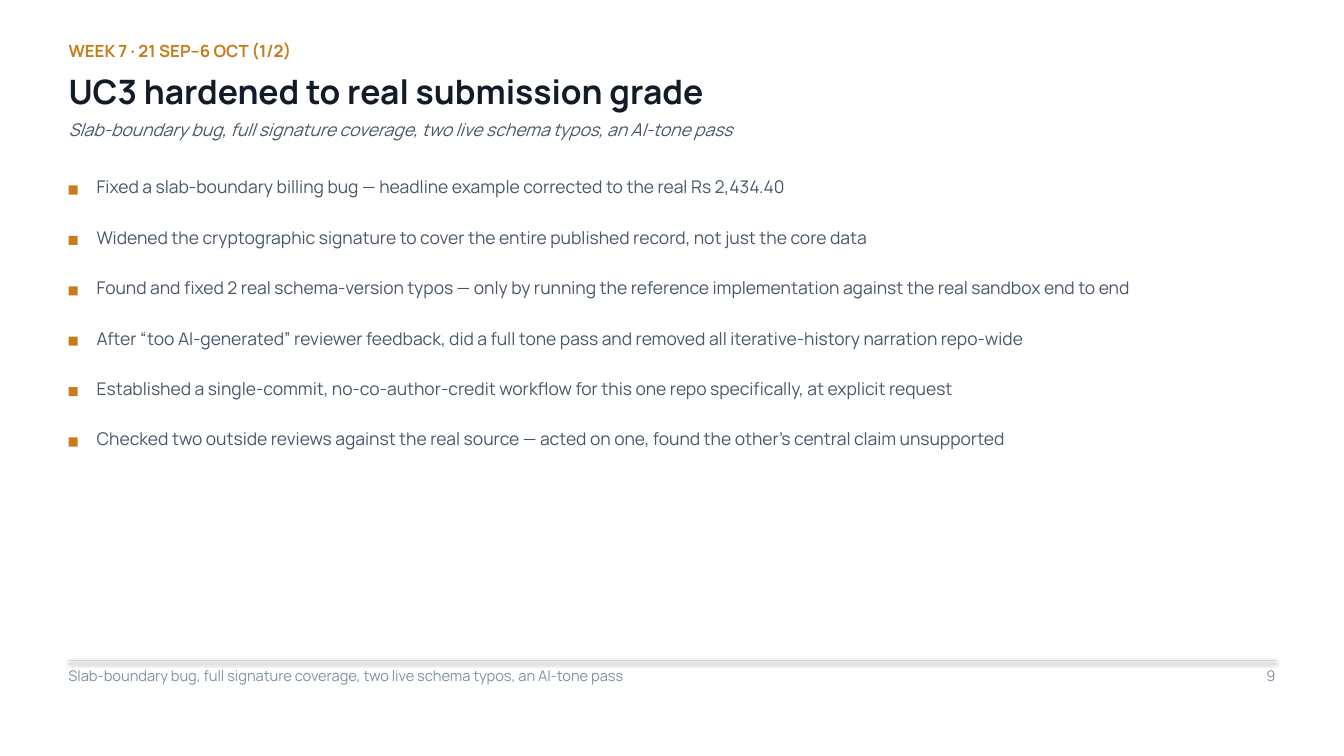
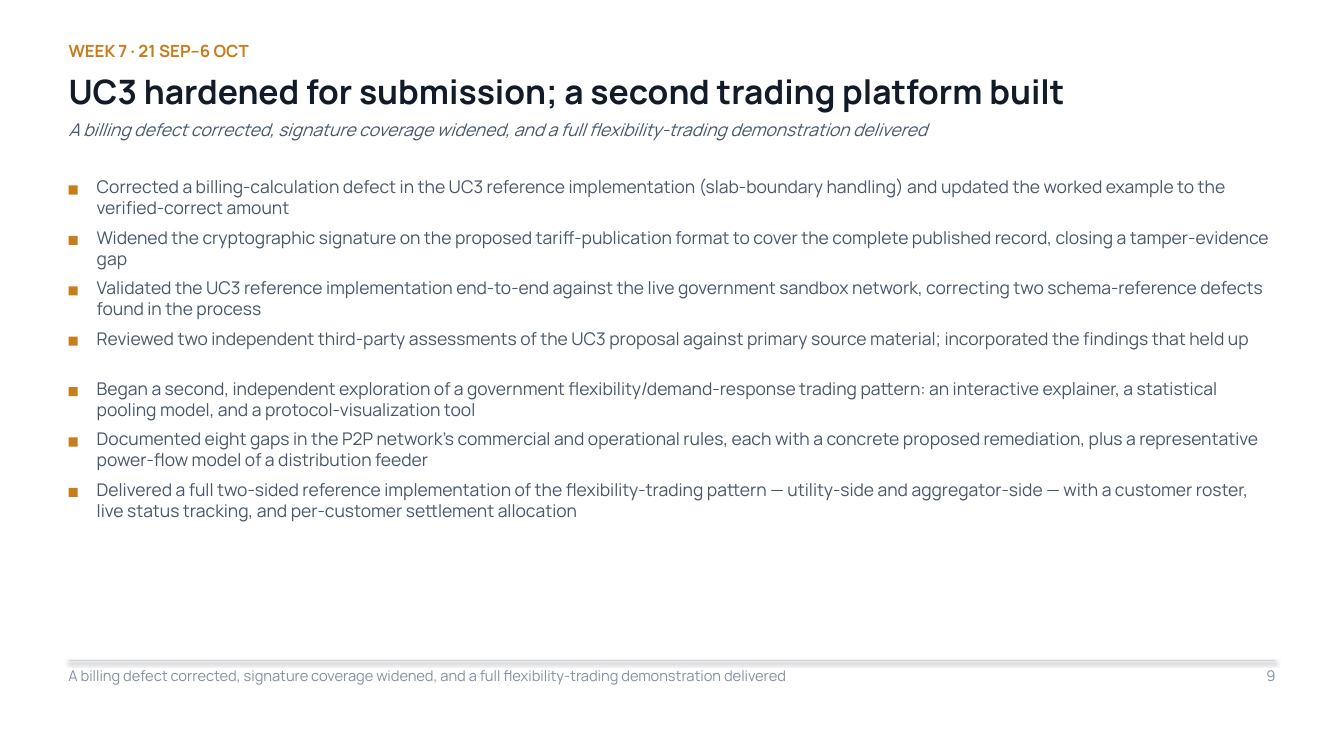
Before and after one commit to Sanjay-dev22/personal-deg, a slide deck: slide 9 of work-record/DEG-IES-Work-Record.pptx. Drawn at 1344x756 pixels with LibreOffice and Linux fonts; fonts in the diff are those of the drawing. Boxes give left, top, right and bottom in pixels: in the first picture for what was removed or moved away, otherwise in the second. Text is boxed around its words. In the diff, an @@ line names an element or a change of style, - is before the commit and + after.

```diff
--- a/work-record/DEG-IES-Work-Record.pptx
+++ b/work-record/DEG-IES-Work-Record.pptx
@@ text at (69,44,249,58): text changed @@
-WEEK 7 · 21 SEP–6 OCT (1/2)
+WEEK 7 · 21 SEP–6 OCT
@@ text at (69,79,1064,113): text changed @@
-UC3 hardened to real submission grade
+UC3 hardened for submission; a second trading platform built
@@ text at (69,123,927,141): text changed @@
-Slab-boundary bug, full signature coverage, two live schema typos, an AI-tone pass
+A billing defect corrected, signature coverage widened, and a full flexibility-trading demonstration delivered
@@ text at (97,178,1226,215): text changed @@
-Fixed a slab-boundary billing bug — headline example corrected to the real Rs 2,434.40
+Corrected a billing-calculation defect in the UC3 reference implementation (slab-boundary handling) and updated the worked example to the verified-correct amount
@@ text at (97,231,1269,270): text changed @@
-Widened the cryptographic signature to cover the entire published record, not just the core data
+Widened the cryptographic signature on the proposed tariff-publication format to cover the complete published record, closing a tamper-evidence gap
@@ text at (97,281,1262,319): text changed @@
-Found and fixed 2 real schema-version typos — only by running the reference implementation against the real sandbox end to end
+Validated the UC3 reference implementation end-to-end against the live government sandbox network, correcting two schema-reference defects found in the process
@@ text at (97,332,1249,350): text changed @@
-After “too AI-generated” reviewer feedback, did a full tone pass and removed all iterative-history narration repo-wide
+Reviewed two independent third-party assessments of the UC3 proposal against primary source material; incorporated the findings that held up
@@ text at (97,382,1218,421): text changed @@
-Established a single-commit, no-co-author-credit workflow for this one repo specifically, at explicit request
+Began a second, independent exploration of a government flexibility/demand-response trading pattern: an interactive explainer, a statistical pooling model, and a protocol-visualization tool
@@ text at (97,432,1258,470): text changed @@
-Checked two outside reviews against the real source — acted on one, found the other's central claim unsupported
+Documented eight gaps in the P2P network's commercial and operational rules, each with a concrete proposed remediation, plus a representative power-flow model of a distribution feeder
@@ rectangle added at (69,488,78,497), fill #C87C1C @@
@@ text added at (97,483,1248,522), 12.5 pt, text #48576A @@
+Delivered a full two-sided reference implementation of the flexibility-trading pattern — utility-side and aggregator-side — with a customer roster, live status tracking, and per-customer settlement allocation
@@ text at (68,670,786,685): text changed @@
-Slab-boundary bug, full signature coverage, two live schema typos, an AI-tone pass
+A billing defect corrected, signature coverage widened, and a full flexibility-trading demonstration delivered
```
Also in this commit, not shown: 7 other slides changed, 2 slides removed, 2 other files.
